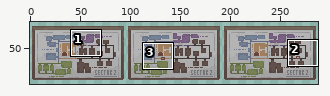
File history of a sprite sheet, Assets/Art/Sprites/Tilesets/GenericPieces/SectorTwoMap.png. Above, an overview of the earlier version with the close-up marked.
Close-up. Earlier state:
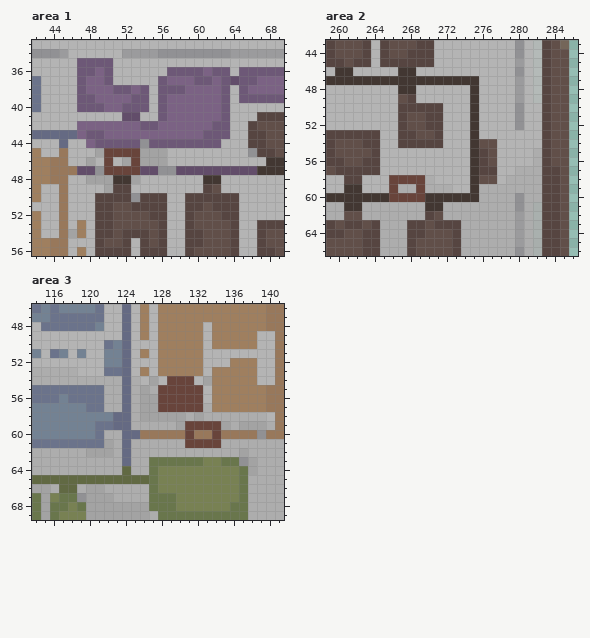
The file is 288x128 pixels. Colours within 5 levels of each other are drawn and written as one. Shown: area 1: x 42..69, y 33..56; area 2: x 259..286, y 43..66; area 3: x 114..141, y 46..69. The wide view leaves out empty margins.
After the commit:
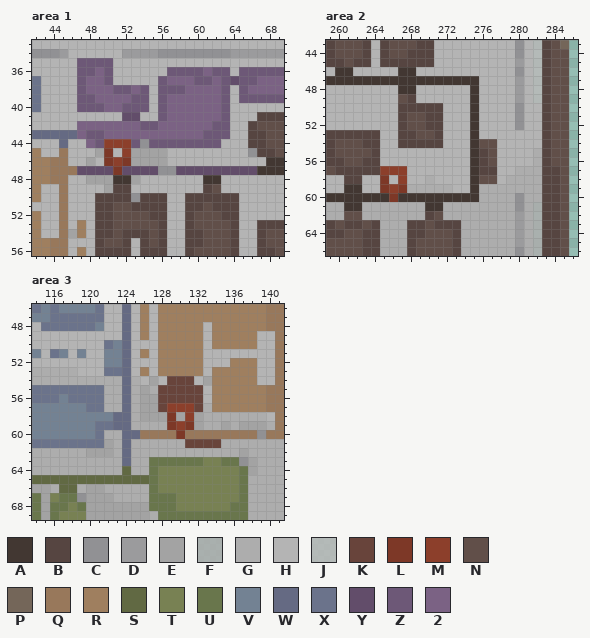
Palette (. is transparent): A #423732  B #564541  C #919194  D #9b9b9d  E #a3a3a3  F #adadadd7  G #adadad  H #b4b4b4  J #b9b9b9d7  K #68443b  L #7d3827  M #8c3f2b  N #614f49  P #746659  Q #98785b  R #9f7f5f  S #616943  T #788153  U #69764c  V #738293  W #656a83  X #6b738b  Y #624d6a  Z #6d5877  2 #7b6284
What changed:
Area 1:
y 44: x 50..52 ZZZ -> MMM
y 45: x 50..53 KKKK -> LHME
y 46: x 50..53 KHEK -> LMLE
y 47: x 49..53 CKKKK -> YYLYY
Area 2:
y 57: x 265..267 HHH -> MMM
y 58: x 265..269 HKKKK -> LHMHH
y 59: x 265..267 HKG -> LML; x 269 K -> G
y 60: x 266..269 KKKK -> LAAA
Area 3:
y 57: x 129..131 KKK -> MMM
y 58: x 129 E -> L; x 131 G -> M
y 59: x 129..134 GEKKKK -> LMLEGG
y 60: x 130..131 QK -> LQ; x 134 K -> Q
Changed places in both close-ups, as pixel boxes (x1, y1, x2, y2):
changed: (95, 139, 140, 175)
changed: (380, 166, 425, 202)
changed: (167, 403, 221, 439)
